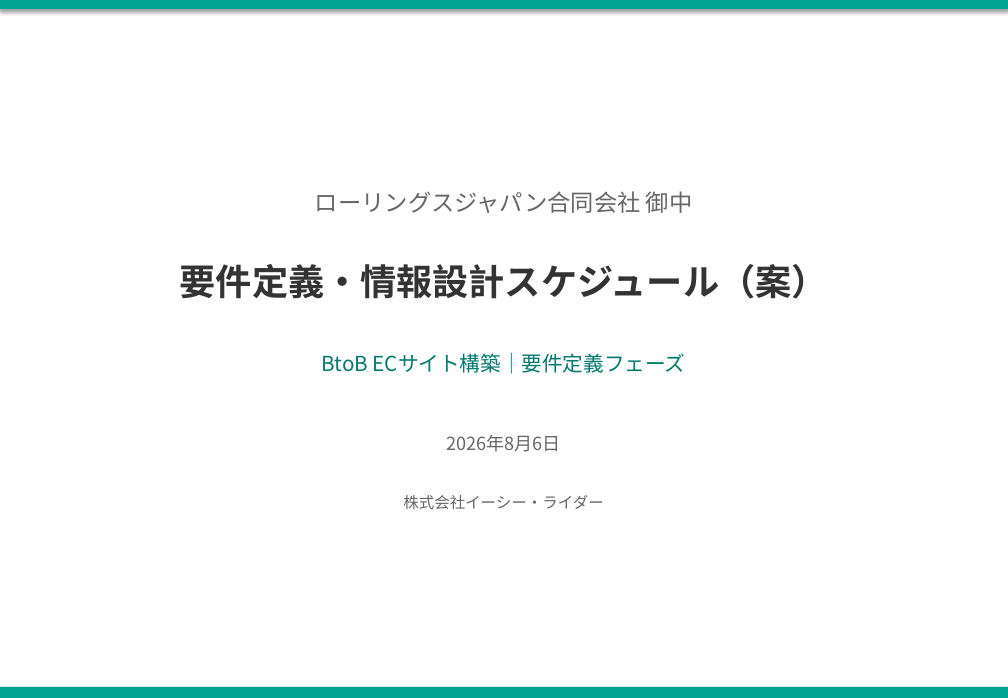
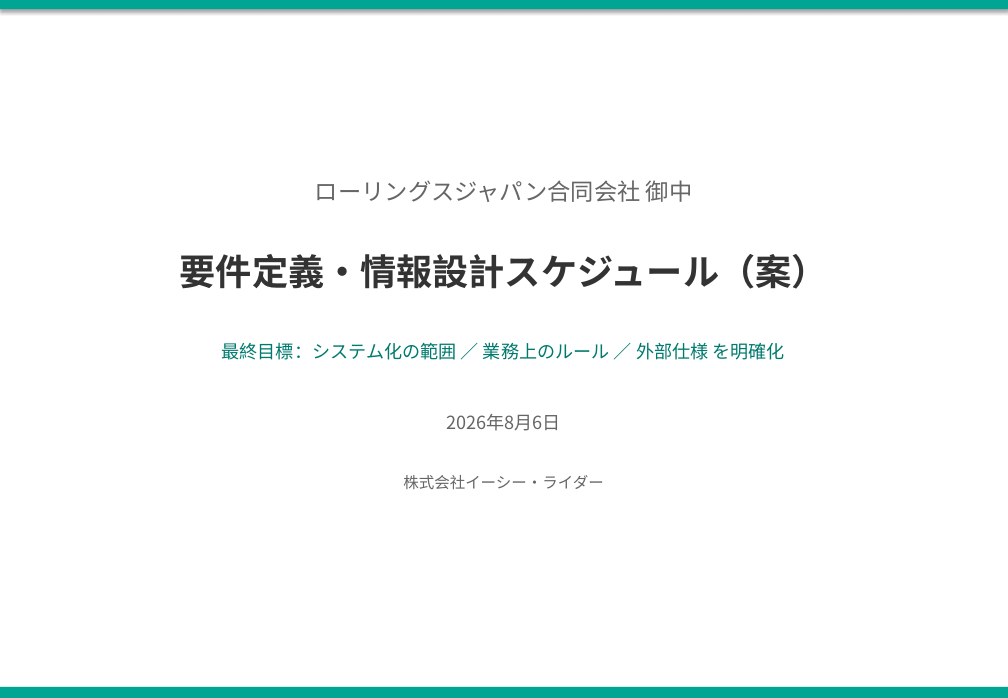
Before and after one commit to kozonoflight/git_tutorial, a slide deck: slide 1 of 要件定義WBS案_20260806.pptx. Drawn at 1008x698 pixels with LibreOffice and Linux fonts; fonts in the diff are those of the drawing. Boxes give left, top, right and bottom in pixels: in the first picture for what was removed or moved away, otherwise in the second. Text is boxed around its words. In the diff, an @@ line names an element or a change of style, - is before the commit and + after.

```diff
--- a/要件定義WBS案_20260806.pptx
+++ b/要件定義WBS案_20260806.pptx
@@ text "ローリングスジャパン合同会社 御中": place and size @@
-text "ローリングスジャパン合同会社 御中" at <box>315,191,693,213</box>
+text "ローリングスジャパン合同会社 御中" at <box>315,180,693,202</box>
@@ text "要件定義・情報設計スケジュール（案）": place and size @@
-text "要件定義・情報設計スケジュール（案）" at <box>180,264,828,299</box>
+text "要件定義・情報設計スケジュール（案）" at <box>180,254,828,289</box>
@@ text at <box>222,342,785,360</box>: text changed; size 16 to 14 pt @@
-BtoB ECサイト構築｜要件定義フェーズ
+最終目標：システム化の範囲 ／ 業務上のルール ／ 外部仕様 を明確化
@@ text "2026年8月6日": place and size @@
-text "2026年8月6日" at <box>446,435,561,452</box>
+text "2026年8月6日" at <box>446,414,561,431</box>
@@ text "株式会社イーシー・ライダー": place and size @@
-text "株式会社イーシー・ライダー" at <box>403,495,603,509</box>
+text "株式会社イーシー・ライダー" at <box>403,475,603,489</box>
```
Also in this commit, not shown: 2 other slides changed, 3 slides added, 2 slides removed.
